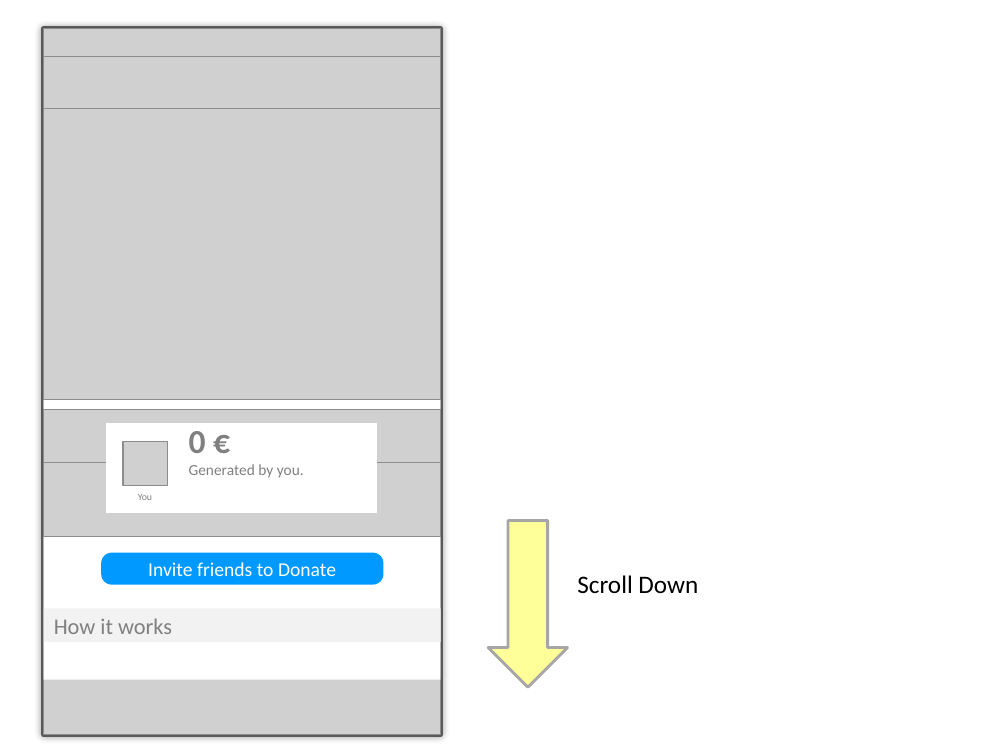
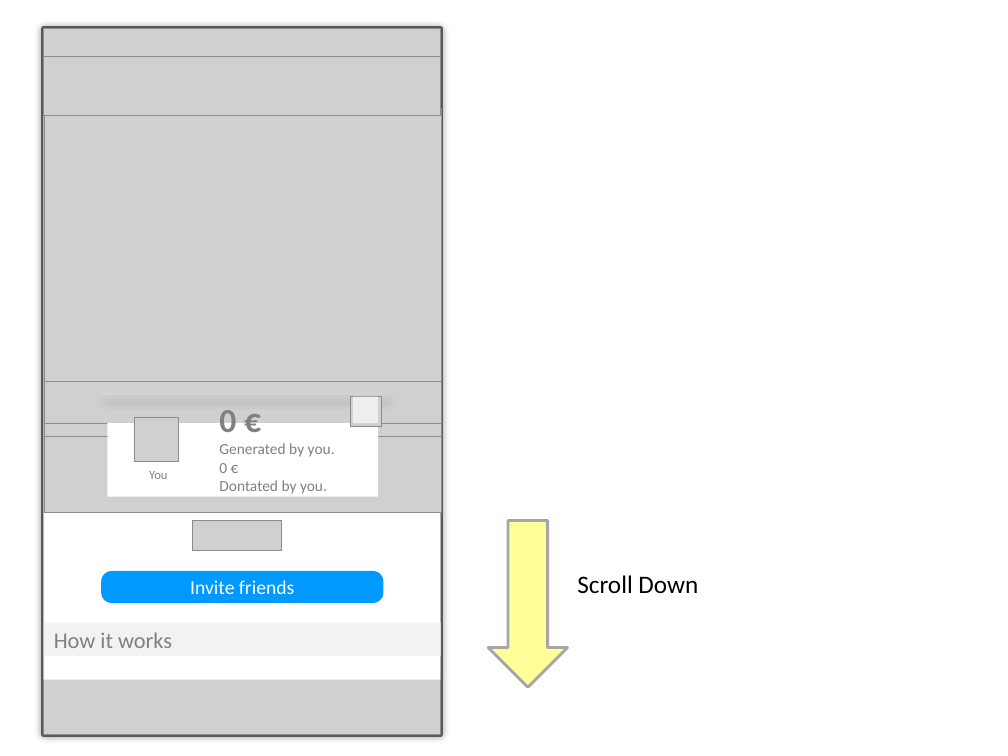
Before and after one commit to MoritzTheile/com.supeyou, a slide deck: slide 4 of com.supeyou.project/doc/SupeYou.pptx. Drawn at 1008x756 pixels with LibreOffice and Linux fonts; fonts in the diff are those of the drawing; grey boxes stand for pictures. Boxes give left, top, right and bottom in pixels: in the first picture for what was removed or moved away, otherwise in the second. Text is boxed around its words. In the diff, an @@ line names an element or a change of style, - is before the commit and + after.

```diff
--- a/com.supeyou.project/doc/SupeYou.pptx
+++ b/com.supeyou.project/doc/SupeYou.pptx
@@ picture added at (44,381,442,422) @@
@@ line added from (101, 394) to (383, 394), #D9D9D9 0.75 pt @@
@@ picture: place and size @@
-picture at (123,442,167,486)
+picture at (134,417,178,462)
@@ text "0 €": place and size @@
-text "0 €" at (189,431,304,478)
+text "0 €" at (219,410,335,494)
@@ picture added at (351,397,381,426) @@
@@ rectangle added at (353,397,378,423), fill #FFFFFF at 66% opacity @@
@@ picture: place and size @@
-picture at (43,460,440,536)
+picture at (44,436,442,513)
@@ rectangle: place and size @@
-rectangle at (106,423,377,513)
+rectangle at (107,423,378,497)
@@ text "You": place and size @@
-text "You" at (138,494,152,500)
+text "You" at (149,471,167,479)
@@ text "You" at (149,471,167,479): size 7 to 9 pt @@
@@ text at (219,463,327,494): paragraphs added @@
+0 €
+Dontated by you.
@@ picture added at (193,520,281,550) @@
@@ rounded rectangle "Invite friends": place and size @@
-rounded rectangle "Invite friends" at (101,552,383,585)
+rounded rectangle "Invite friends" at (101,571,383,603)
@@ text in rounded rectangle at (190,580,294,594): text changed @@
-Invite friends to Donate
+Invite friends
@@ rectangle "How it works": place and size @@
-rectangle "How it works" at (44,609,442,642)
+rectangle "How it works" at (44,622,442,655)
```
Also in this commit, not shown: 5 other slides changed, 9 slides added, 2 slides removed.
